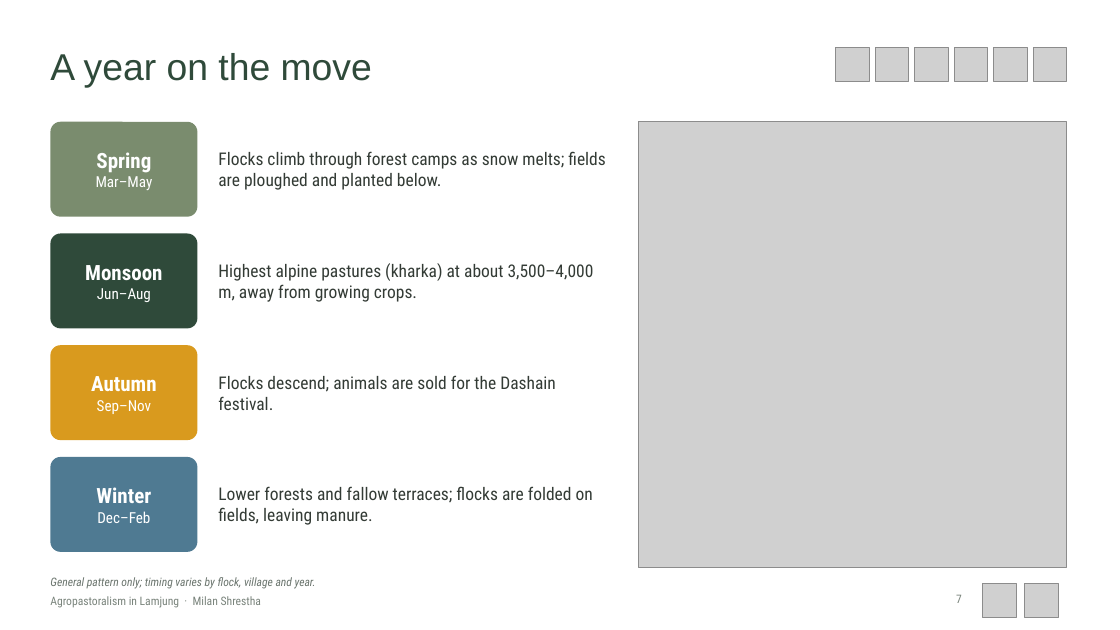
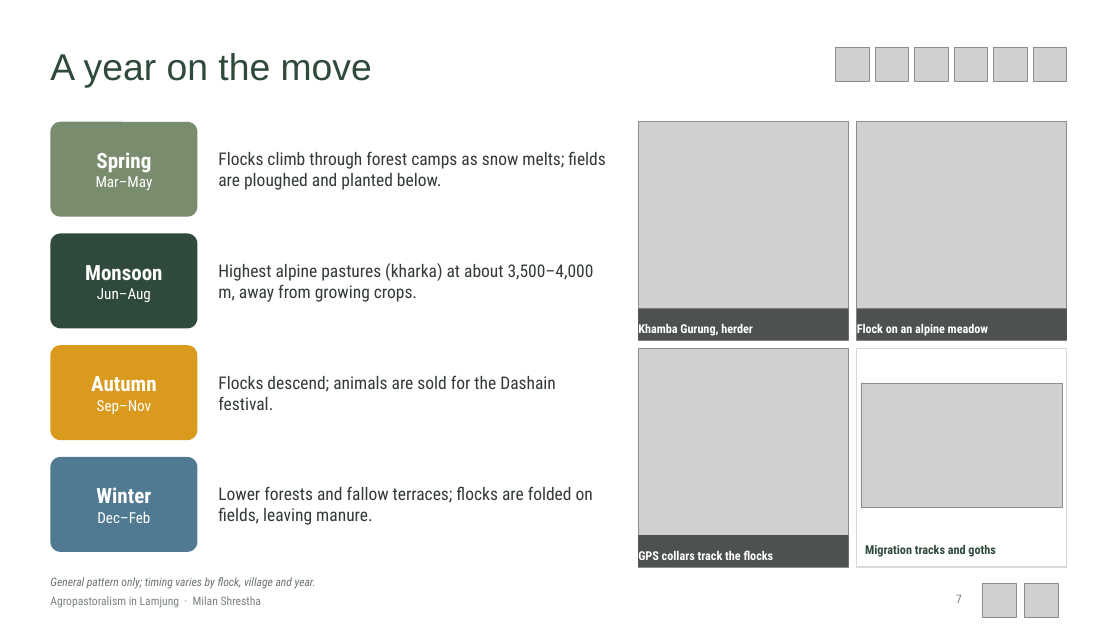
Before and after one commit to milanshrestha10/milanshrestha10.github.io, a slide deck: slide 7 of research/agropastoralism/Lamjung_Agropastoralism.pptx. Drawn at 1120x630 pixels with LibreOffice and Linux fonts; fonts in the diff are those of the drawing; grey boxes stand for pictures. Boxes give left, top, right and bottom in pixels: in the first picture for what was removed or moved away, otherwise in the second. Text is boxed around its words. In the diff, an @@ line names an element or a change of style, - is before the commit and + after.

```diff
--- a/research/agropastoralism/Lamjung_Agropastoralism.pptx
+++ b/research/agropastoralism/Lamjung_Agropastoralism.pptx
@@ picture added at (x1=639, y1=122, x2=849, y2=340) @@
@@ picture resized from (x1=639, y1=122, x2=1067, y2=567) to (x1=857, y1=122, x2=1067, y2=340) @@
@@ rectangle added at (x1=639, y1=308, x2=849, y2=340), fill #161D18 at 70% opacity, 10.5 pt, text #FFFFFF, bold @@
+Khamba Gurung, herder
@@ rectangle added at (x1=857, y1=308, x2=1067, y2=340), fill #161D18 at 70% opacity, 10.5 pt, text #FFFFFF, bold @@
+Flock on an alpine meadow
@@ picture added at (x1=639, y1=349, x2=849, y2=567) @@
@@ rectangle added at (x1=857, y1=349, x2=1067, y2=567), fill #FFFFFF, outline #D5DCD6 1 pt @@
@@ picture added at (x1=861, y1=384, x2=1063, y2=508) @@
@@ rectangle added at (x1=639, y1=535, x2=849, y2=567), fill #161D18 at 70% opacity, 10.5 pt, text #FFFFFF, bold @@
+GPS collars track the flocks
@@ text added at (x1=865, y1=545, x2=995, y2=557), 10.5 pt, text #2F4A3A, bold @@
+Migration tracks and goths
```
Also in this commit, not shown: 1 other slide changed, 5 other files.
